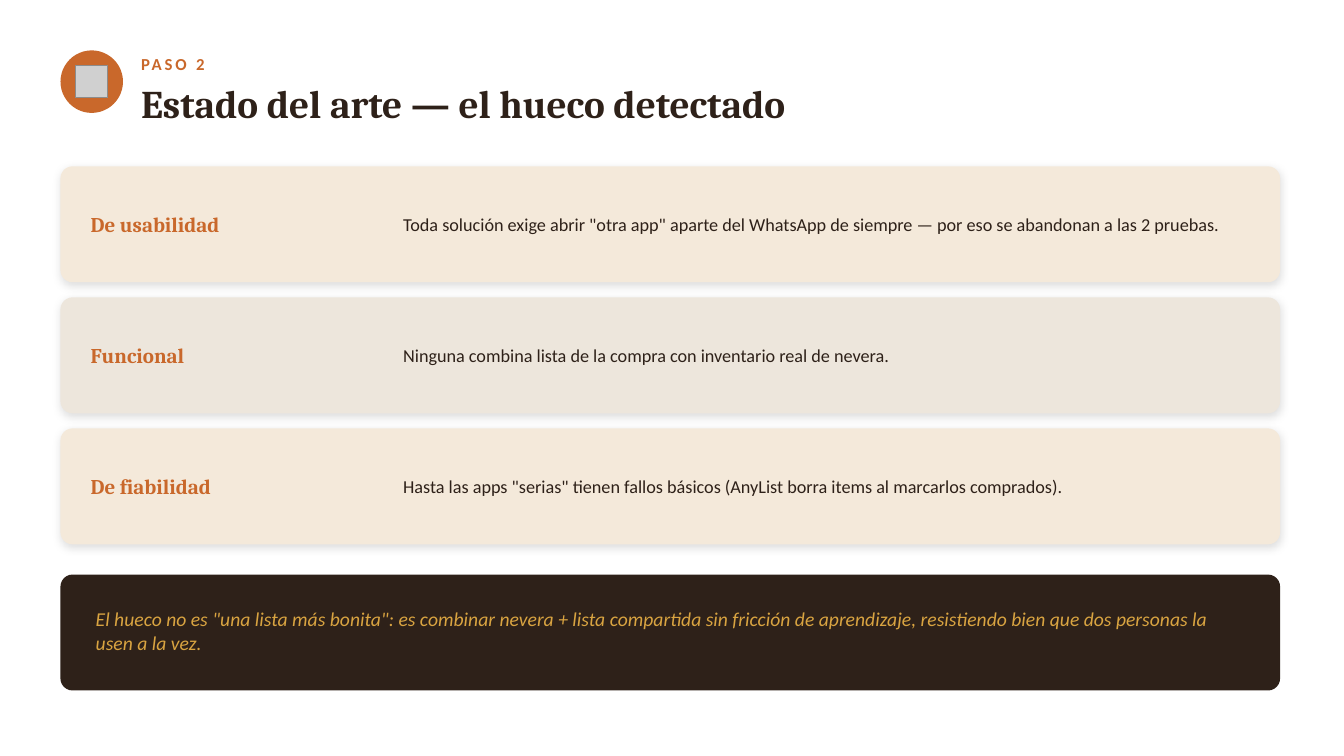
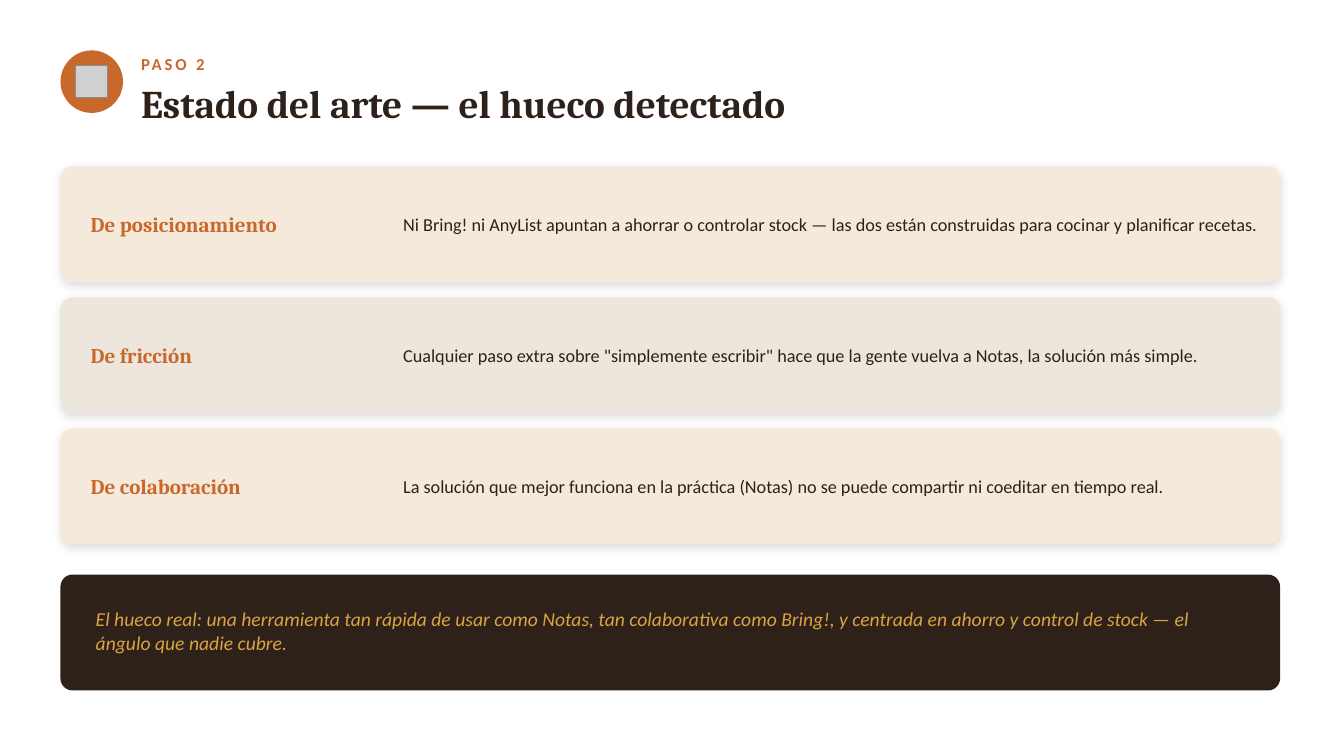
Before and after one commit to lagoanadia/Larder, a slide deck: slide 4 of docs/larder-presentacion.pptx. Drawn at 1344x756 pixels with LibreOffice and Linux fonts; fonts in the diff are those of the drawing; grey boxes stand for pictures. Boxes give left, top, right and bottom in pixels: in the first picture for what was removed or moved away, otherwise in the second. Text is boxed around its words. In the diff, an @@ line names an element or a change of style, - is before the commit and + after.

```diff
--- a/docs/larder-presentacion.pptx
+++ b/docs/larder-presentacion.pptx
@@ text at [91, 217, 277, 237]: text changed @@
-De usabilidad
+De posicionamiento
@@ text at [403, 218, 1257, 234]: text changed @@
-Toda solución exige abrir "otra app" aparte del WhatsApp de siempre — por eso se abandonan a las 2 pruebas.
+Ni Bring! ni AnyList apuntan a ahorrar o controlar stock — las dos están construidas para cocinar y planificar recetas.
@@ text at [91, 348, 192, 363]: text changed @@
-Funcional
+De fricción
@@ text at [403, 349, 1197, 365]: text changed @@
-Ninguna combina lista de la compra con inventario real de nevera.
+Cualquier paso extra sobre "simplemente escribir" hace que la gente vuelva a Notas, la solución más simple.
@@ text at [91, 479, 241, 494]: text changed @@
-De fiabilidad
+De colaboración
@@ text at [403, 480, 1164, 496]: text changed @@
-Hasta las apps "serias" tienen fallos básicos (AnyList borra items al marcarlos comprados).
+La solución que mejor funciona en la práctica (Notas) no se puede compartir ni coeditar en tiempo real.
@@ text at [96, 612, 1189, 654]: text changed @@
-El hueco no es "una lista más bonita": es combinar nevera + lista compartida sin fricción de aprendizaje, resistiendo bien que dos personas la usen a la vez.
+El hueco real: una herramienta tan rápida de usar como Notas, tan colaborativa como Bring!, y centrada en ahorro y control de stock — el ángulo que nadie cubre.
```
Also in this commit, not shown: 1 other slide changed, 1 other file.
